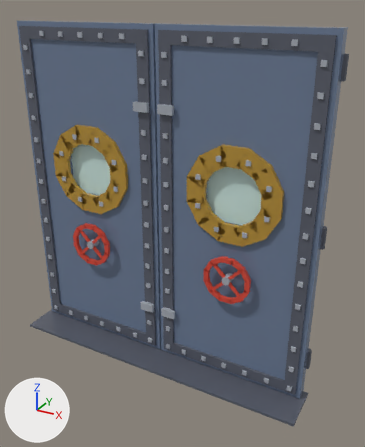
The glTF model assets/cat-cafe/exports/CatCafe_Door_PortholeHatch_Front.glb, before and after one commit.
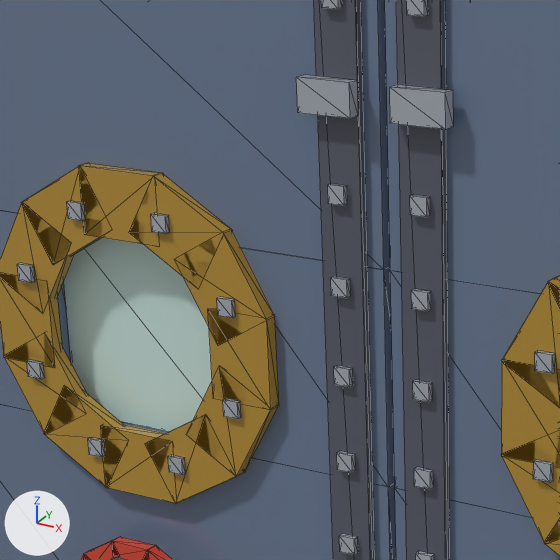
The first picture shows the older version from a camera (50 mm lens) standing at (5.22, -8.69, 7.7) and looking at (0.55, -0.2, 3.46). The close-ups show the older and then the newer version on the part from 15% to 55% of the width and 18% to 51% of the height of that picture. Only the edits that show in the close-ups are written down. Every picture has the same lights, and +X, +Y and +Z are marked at lower left. The close-ups show mesh edges as thin lines. Vertices at exactly the same position are counted once.

Objects in the first close-up: 'CatCafe_Door_PortholeHatch_Front_LeafL', 'CatCafe_Door_PortholeHatch_Front_LeafR', 'CatCafe_Door_PortholeHatch_Front_LeafR_Glass'.
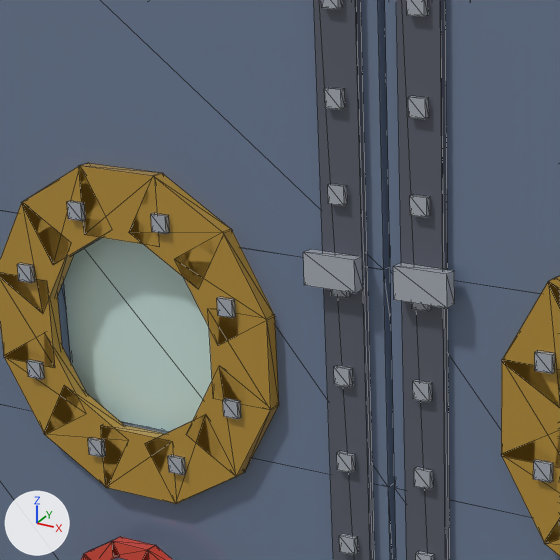
Diff of the bpy script that builds the scene:
```diff
--- a/assets/cat-cafe/exports/CatCafe_Door_PortholeHatch_Front.glb.py
+++ b/assets/cat-cafe/exports/CatCafe_Door_PortholeHatch_Front.glb.py
@@ me_catcafe_door_portholehatch_front_leafl @@
 me_catcafe_door_portholehatch_front_leafl.from_pydata(...)  # 1048 vertices, 1628 faces; spans x -3.38..0.07, y -0.49..0.24, z 0.08..7.33
 # used by ob_catcafe_door_portholehatch_front_leafl; location = (3.4, -0.03, 0.0)
+# me_catcafe_door_portholehatch_front_leafl part 1: the loose piece of 8 vertices spanning x -3.28..-2.96, y -0.38..-0.3, z 5.73..5.91 is moved by (0.0, 0.0, -0.92)
 me_catcafe_door_portholehatch_front_leafl.materials.append(mat_catcafe_palette)
@@ me_catcafe_door_portholehatch_front_leafr @@
 me_catcafe_door_portholehatch_front_leafr.from_pydata(...)  # 1048 vertices, 1628 faces; spans x -0.07..3.38, y -0.49..0.24, z 0.08..7.33
 # used by ob_catcafe_door_portholehatch_front_leafr; location = (-3.4, -0.03, 0.0)
+# me_catcafe_door_portholehatch_front_leafr part 2: the loose piece of 8 vertices spanning x 2.96..3.28, y -0.38..-0.3, z 5.73..5.91 is moved by (0.0, 0.0, -0.92)
 me_catcafe_door_portholehatch_front_leafr.materials.append(mat_catcafe_palette)
```

Changed parts and their boxes (x1, y1, x2, y2) in the close-ups (560 x 560 px; the box of a moved part takes in the faces that stretch with it):
part 1 of me_catcafe_door_portholehatch_front_leafl, moved or reshaped
    before: (390, 85, 454, 130)
    after: (393, 263, 455, 308)
part 2 of me_catcafe_door_portholehatch_front_leafr, moved or reshaped
    before: (296, 75, 358, 119)
    after: (303, 249, 363, 293)
